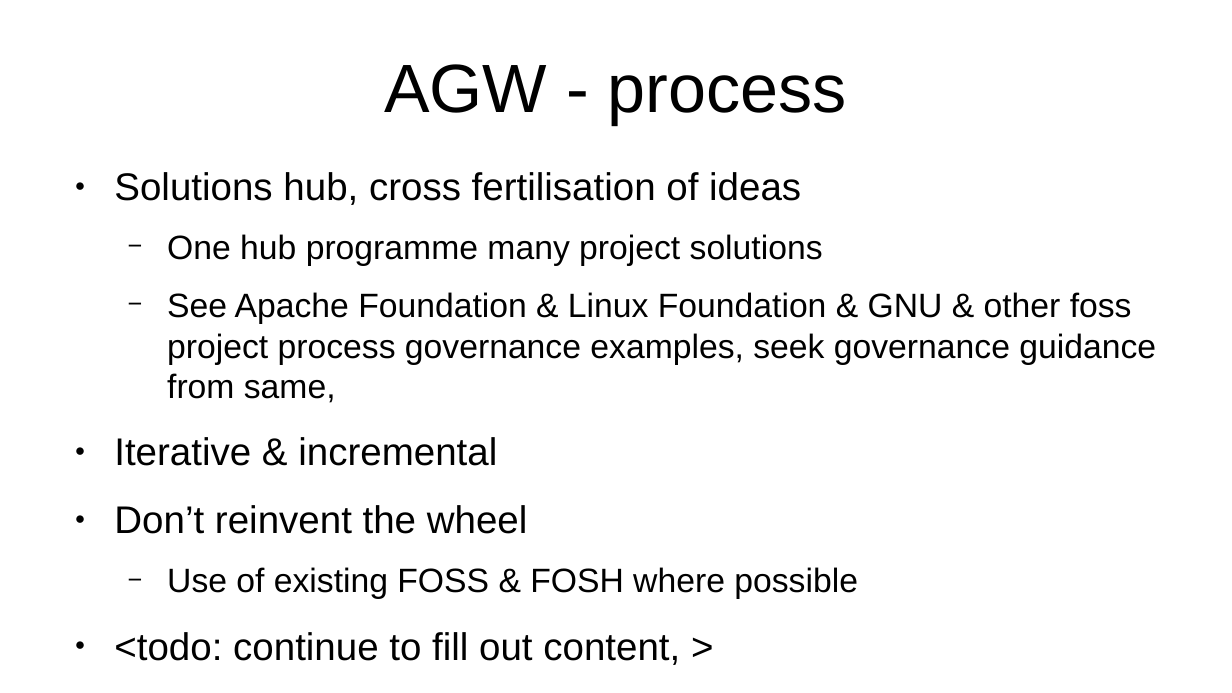
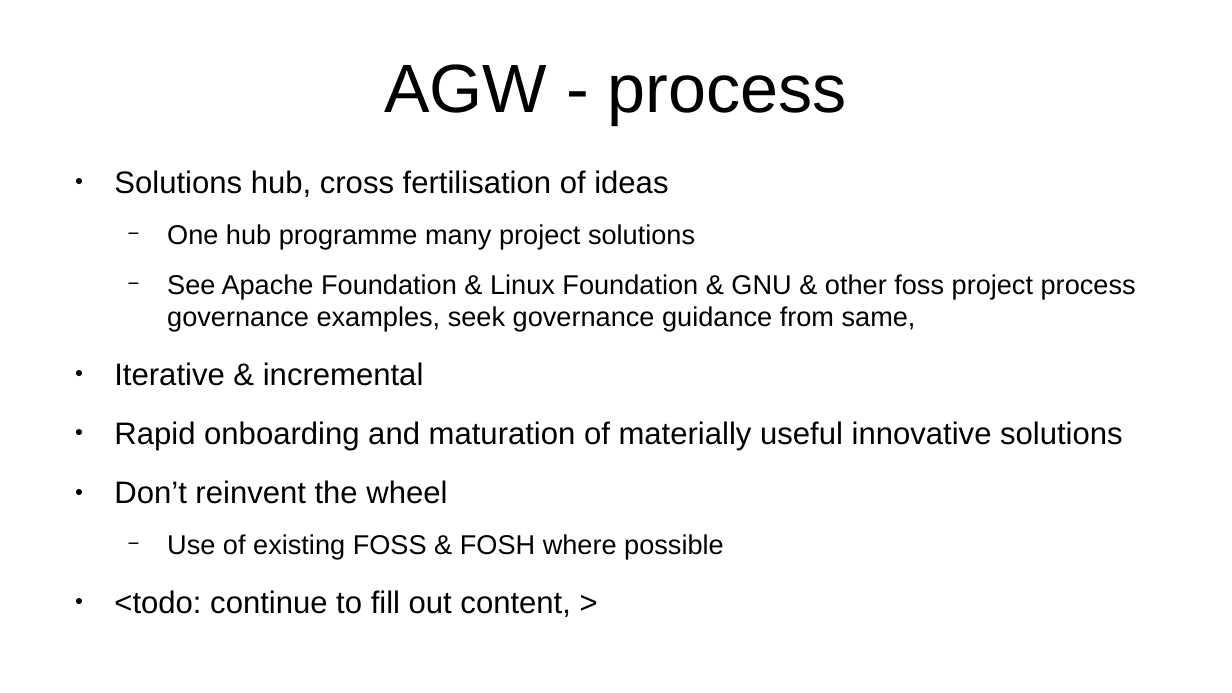
Before and after one commit to YorkEarwaker/Climate-Model, a slide deck: slide 11 of ppm/anthropogenic-global-warming-context.odp. Drawn at 1232x693 pixels with LibreOffice and Linux fonts; fonts in the diff are those of the drawing. Boxes give left, top, right and bottom in pixels: in the first picture for what was removed or moved away, otherwise in the second. Text is boxed around its words. In the diff, an @@ line names an element or a change of style, - is before the commit and + after.

```diff
--- a/ppm/anthropogenic-global-warming-context.odp
+++ b/ppm/anthropogenic-global-warming-context.odp
@@ text at (114, 170, 1136, 617): size 24.8 to 20 pt in "Solutions hub, cross fertilisation of ideas", "Iterative & incremental", "Don’t reinvent the wheel", "<todo: continue to fill out content, >"; size 21.7 to 17.5 pt in "One hub programme many project solutions", "See Apache Foundation & Linux Foundation & ...", "Use of existing FOSS & FOSH where ..." @@
@@ text at (114, 421, 1123, 450): paragraph added @@
+● Rapid onboarding and maturation of materially useful innovative solutions
```
Also in this commit, not shown: 2 other slides changed, 1 slide added.
